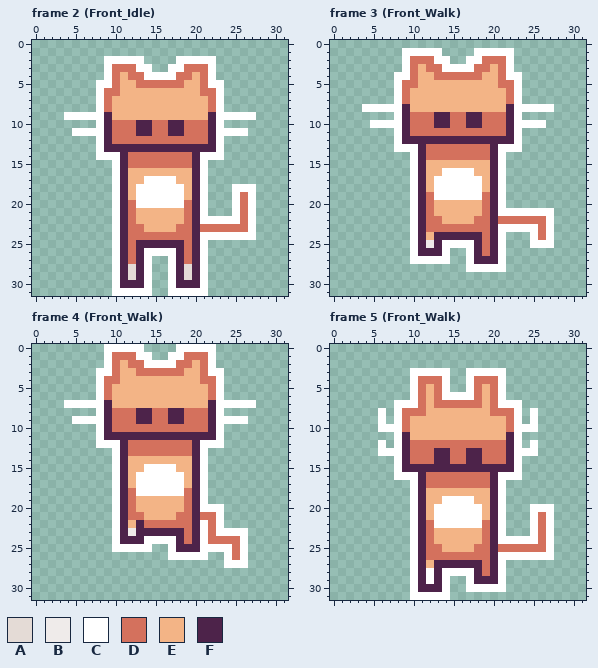
Pixel-art file, stored at public/assets/Sprites/Player/Player.aseprite. That is the earlier state.
32x32 pixels, 29 frames. Shown: frame 2 (Front_Idle), frame 3 (Front_Walk), frame 4 (Front_Walk), frame 5 (Front_Walk). The commit also changed other frames, which this record leaves out.
Palette (. is transparent): A #e4dbd6  B #efebea  C #ffffff  D #d4715d  E #f3b486  F #4d234a
Pixels before, frame 2 (Front_Idle), first column x 4:
 2 .....CCCCC....CCCCC.....
 3 .....CDDDCC..CCDDDC.....
 4 .....CDEDDCCCCDDEDC.....
 5 ....CCDEEDDDDDDEEDCC....
 6 ....CDDEEEEEEEEEEDDC....
 7 ....CDEEEEEEEEEEEEDC....
 8 ....CDEEEEEEEEEEEEDC....
 9 CCCCCFEEEEEEEEEEEEFCCCCC
10 ....CFDDDFFDDFFDDDFC....
11 .CCCCFDDDFFDDFFDDDFCCCC.
12 ....CFDDDDDDDDDDDDFC....
13 ....CFFFFFFFFFFFFFFC....
14 ....CCCFDDDDDDDDFCCC....
15 ......CFDDDDDDDDFC......
16 ......CFEEEEEEEEFC......
17 ......CFEECCCCEEFC......
18 ......CFECCCCCCEFC...CCC
19 ......CFECCCCCCEFC...CDC
20 ......CFDCCCCCCDFC...CDC
21 ......CFDEEEEEEDFC...CDC
22 ......CFDEEEEEEDFCCCCCDC
23 ......CFDDEEEEDDFDDDDDDC
24 ......CFDDDDDDDDFCCCCCCC
25 ......CFDFFFFFFDFC......
26 ......CFDFCCCCFDFC......
27 ......CFDFC..CFDFC......
28 ......CFAFC..CFAFC......
29 ......CFAFC..CFAFC......
30 ......CFFFC..CFFFC......
31 ......CCCCC..CCCCC......
Pixels before, frame 3 (Front_Walk), first column x 4:
 1 .....CCCCC....CCCCC.....
 2 .....CDDDCC..CCDDDC.....
 3 .....CDEDDCCCCDDEDC.....
 4 ....CCDEEDDDDDDEEDCC....
 5 ....CDDEEEEEEEEEEDDC....
 6 ....CDEEEEEEEEEEEEDC....
 7 ....CDEEEEEEEEEEEEDC....
 8 CCCCCFEEEEEEEEEEEEFCCCCC
 9 ....CFDDDFFDDFFDDDFC....
10 .CCCCFDDDFFDDFFDDDFCCCC.
11 ....CFDDDDDDDDDDDDFC....
12 ....CFFFFFFFFFFFFFFC....
13 ....CCCFDDDDDDDDFCCC....
14 ......CFDDDDDDDDFC......
15 ......CFEEEEEEEEFC......
16 ......CFEECCCCEEFC......
17 ......CFECCCCCCEFC......
18 ......CFECCCCCCEFC......
19 ......CFDCCCCCCDFC......
20 ......CFDEEEEEEDFC......
21 ......CFDEEEEEEDFCCCCCCC
22 ......CFDDEEEEDDFDDDDDDC
23 ......CFDDDDDDDDFCCCCCDC
24 ......CFEFFFFFFDFC...CDC
25 ......CFBFCCCCFDFC...CCC
26 ......CFFFC..CFDFC......
27 ......CCCCC..CFFFC......
28 .............CCCCC......
Pixels before, frame 4 (Front_Walk), first column x 4:
 0 .....CCCCC....CCCCC.....
 1 .....CDDDCC..CCDDDC.....
 2 .....CDEDDCCCCDDEDC.....
 3 ....CCDEEDDDDDDEEDCC....
 4 ....CDDEEEEEEEEEEDDC....
 5 ....CDEEEEEEEEEEEEDC....
 6 ....CDEEEEEEEEEEEEDC....
 7 CCCCCFEEEEEEEEEEEEFCCCCC
 8 ....CFDDDFFDDFFDDDFC....
 9 .CCCCFDDDFFDDFFDDDFCCCC.
10 ....CFDDDDDDDDDDDDFC....
11 ....CFFFFFFFFFFFFFFC....
12 ....CCCFDDDDDDDDFCCC....
13 ......CFDDDDDDDDFC......
14 ......CFEEEEEEEEFC......
15 ......CFEECCCCEEFC......
16 ......CFECCCCCCEFC......
17 ......CFECCCCCCEFC......
18 ......CFDCCCCCCDFC......
19 ......CFDEEEEEEDFC......
20 ......CFDEEEEEEDFCCC....
21 ......CFDDEEEEDDFDDC....
22 ......CFEFDDDDDDFCDC....
23 ......CFBFFFFFFDFCDCCCC.
24 ......CFFFCCCCFDFCDDDDC.
25 ......CCCCC..CFFFCCCCDC.
26 .............CCCCC..CDC.
27 ....................CCC.
Pixels before, frame 5 (Front_Walk), first column x 6:
 3 ....CCCCC..CCCCC......
 4 ....CDDDC..CDDDC......
 5 ....CDEDC..CDEDC......
 6 ....CDEDCCCCDEDC......
 7 ..CCCDEDDDDDDEDCCC....
 8 C.CDDDEEEEEEEEDDDC.C..
 9 C.CDEEEEEEEEEEEEDC.C..
10 CCCDEEEEEEEEEEEEDCCC..
11 ..CFEEEEEEEEEEEEFC....
12 C.CFDDDDDDDDDDDDFC.C..
13 CCCFDDDFFDDFFDDDFCCC..
14 ..CFDDDFFDDFFDDDFC....
15 ..CFFFFFFFFFFFFFFC....
16 ..CCCFDDDDDDDDFCCC....
17 ....CFDDDDDDDDFC......
18 ....CFEEEEEEEEFC......
19 ....CFEECCCCEEFC......
20 ....CFECCCCCCEFC...CCC
21 ....CFECCCCCCEFC...CDC
22 ....CFDCCCCCCDFC...CDC
23 ....CFDEEEEEEDFC...CDC
24 ....CFDEEEEEEDFCCCCCDC
25 ....CFDDEEEEDDFDDDDDDC
26 ....CFDDDDDDDDFCCCCCCC
27 ....CFEFFFFFFDFC......
28 ....CFCFCCCCFDFC......
29 ....CFCFC..CFFFC......
30 ....CFFFC..CCCCC......
31 ....CCCCC.............
After the commit:
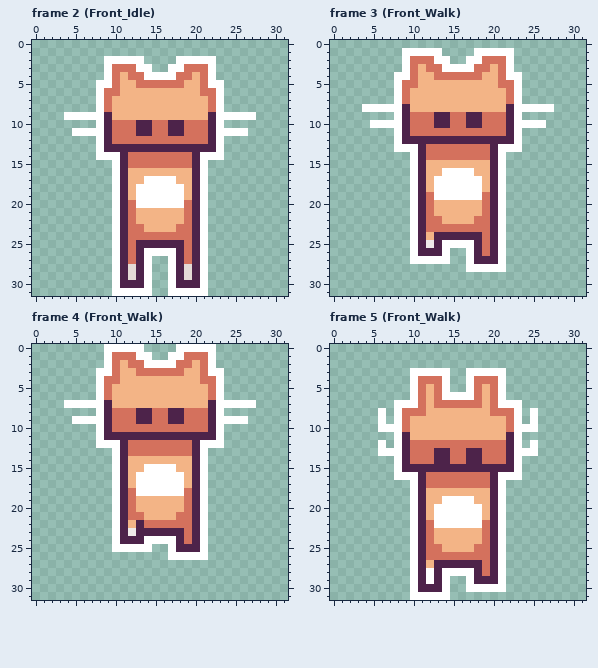
The edit:
{"where": "frame 2 (Front_Idle)"}
{"frame":2,"y":18,"x":25,"old":"CCC","new":"..."}
{"frame":2,"y":19,"x":25,"old":"CDC","new":"..."}
{"frame":2,"y":20,"x":25,"old":"CDC","new":"..."}
{"frame":2,"y":21,"x":25,"old":"CDC","new":"..."}
{"frame":2,"y":22,"x":22,"old":"CCCCDC","new":"......"}
{"frame":2,"y":23,"x":21,"old":"DDDDDDC","new":"C......"}
{"frame":2,"y":24,"x":22,"old":"CCCCCC","new":"......"}
{"where": "frame 3 (Front_Walk)"}
{"frame":3,"y":21,"x":22,"old":"CCCCCC","new":"......"}
{"frame":3,"y":22,"x":21,"old":"DDDDDDC","new":"C......"}
{"frame":3,"y":23,"x":22,"old":"CCCCDC","new":"......"}
{"frame":3,"y":24,"x":25,"old":"CDC","new":"..."}
{"frame":3,"y":25,"x":25,"old":"CCC","new":"..."}
{"where": "frame 4 (Front_Walk)"}
{"frame":4,"y":20,"x":22,"old":"CC","new":".."}
{"frame":4,"y":21,"x":21,"old":"DDC","new":"C.."}
{"frame":4,"y":22,"x":22,"old":"DC","new":".."}
{"frame":4,"y":23,"x":22,"old":"DCCCC","new":"....."}
{"frame":4,"y":24,"x":22,"old":"DDDDC","new":"....."}
{"frame":4,"y":25,"x":22,"old":"CCCDC","new":"....."}
{"frame":4,"y":26,"x":24,"old":"CDC","new":"..."}
{"frame":4,"y":27,"x":24,"old":"CCC","new":"..."}
{"where": "frame 5 (Front_Walk)"}
{"frame":5,"y":20,"x":25,"old":"CCC","new":"..."}
{"frame":5,"y":21,"x":25,"old":"CDC","new":"..."}
{"frame":5,"y":22,"x":25,"old":"CDC","new":"..."}
{"frame":5,"y":23,"x":25,"old":"CDC","new":"..."}
{"frame":5,"y":24,"x":22,"old":"CCCCDC","new":"......"}
{"frame":5,"y":25,"x":21,"old":"DDDDDDC","new":"C......"}
{"frame":5,"y":26,"x":22,"old":"CCCCCC","new":"......"}
{"label":"changed","picture_box":[200,184,256,240]}
{"label":"changed","picture_box":[498,208,554,248]}
{"label":"changed","picture_box":[200,504,248,568]}
{"label":"changed","picture_box":[498,504,554,560]}
